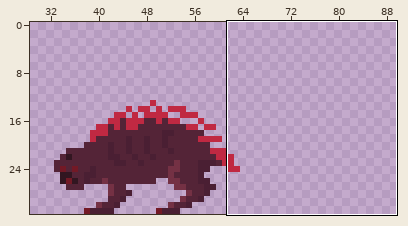
Two states of a sprite sheet, assets/images/enemies.png. Above, an overview of the earlier version with the close-up marked.
Close-up. The starting point:
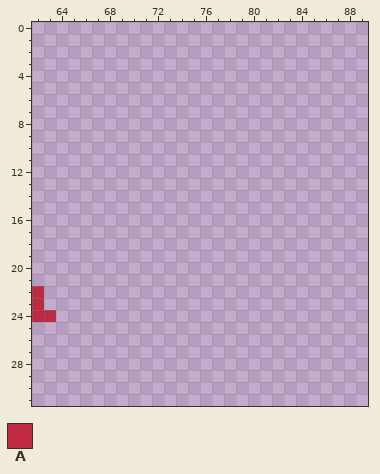
The file is 512x64 pixels, drawn in blocks of 2x2; one block is one cell here. Shown: x 62..89, y 0..31. The wide view leaves out empty margins.
Palette (. is transparent): A #c02942
Pixels before, first column x 62:
22 A.
23 A.
24 AA
After:
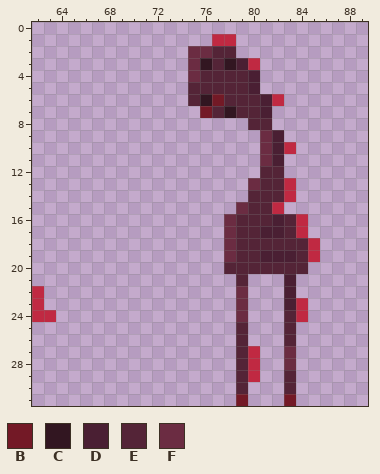
Colours new in this view: B #731926  C #321621  D #4a1f33  E #542437  F #6b2c42
Diff:
{"y":1,"x":77,"old":"..","new":"AA"}
{"y":2,"x":75,"old":"....","new":"FFEE"}
{"y":3,"x":75,"old":"......","new":"FCECDA"}
{"y":4,"x":75,"old":"......","new":"FEEEED"}
{"y":5,"x":75,"old":"......","new":"EEEEED"}
{"y":6,"x":75,"old":"........","new":"ECBEEEDA"}
{"y":7,"x":76,"old":"......","new":"BECEED"}
{"y":8,"x":80,"old":"..","new":"EE"}
{"y":9,"x":81,"old":"..","new":"FD"}
{"y":10,"x":81,"old":"...","new":"FDA"}
{"y":11,"x":81,"old":"..","new":"FD"}
{"y":12,"x":81,"old":"..","new":"EE"}
{"y":13,"x":80,"old":"....","new":"FEEA"}
{"y":14,"x":80,"old":"....","new":"EEEA"}
{"y":15,"x":79,"old":"....","new":"FEEA"}
{"y":16,"x":78,"old":".......","new":"FEEEDEA"}
{"y":17,"x":78,"old":".......","new":"FEEDDEA"}
{"y":18,"x":78,"old":"........","new":"FEEEEEEA"}
{"y":19,"x":78,"old":"........","new":"FEEDDDEA"}
{"y":20,"x":78,"old":".......","new":"EEEEEEE"}
{"y":21,"x":79,"old":".","new":"E"}
{"y":21,"x":83,"old":".","new":"D"}
{"y":22,"x":79,"old":".","new":"F"}
{"y":22,"x":83,"old":".","new":"D"}
{"y":23,"x":79,"old":".","new":"F"}
{"y":23,"x":83,"old":"..","new":"DA"}
{"y":24,"x":79,"old":".","new":"F"}
{"y":24,"x":83,"old":"..","new":"EA"}
{"y":25,"x":79,"old":".","new":"E"}
{"y":25,"x":83,"old":".","new":"E"}
{"y":26,"x":79,"old":".","new":"E"}
{"y":26,"x":83,"old":".","new":"E"}
{"y":27,"x":79,"old":"..","new":"EA"}
{"y":27,"x":83,"old":".","new":"F"}
{"y":28,"x":79,"old":"..","new":"EA"}
{"y":28,"x":83,"old":".","new":"F"}
{"y":29,"x":79,"old":"..","new":"EA"}
{"y":29,"x":83,"old":".","new":"E"}
{"y":30,"x":79,"old":".","new":"E"}
{"y":30,"x":83,"old":".","new":"E"}
{"y":31,"x":79,"old":".","new":"B"}
{"y":31,"x":83,"old":".","new":"B"}
{"label":"added","picture_box":[188,34,320,406]}
